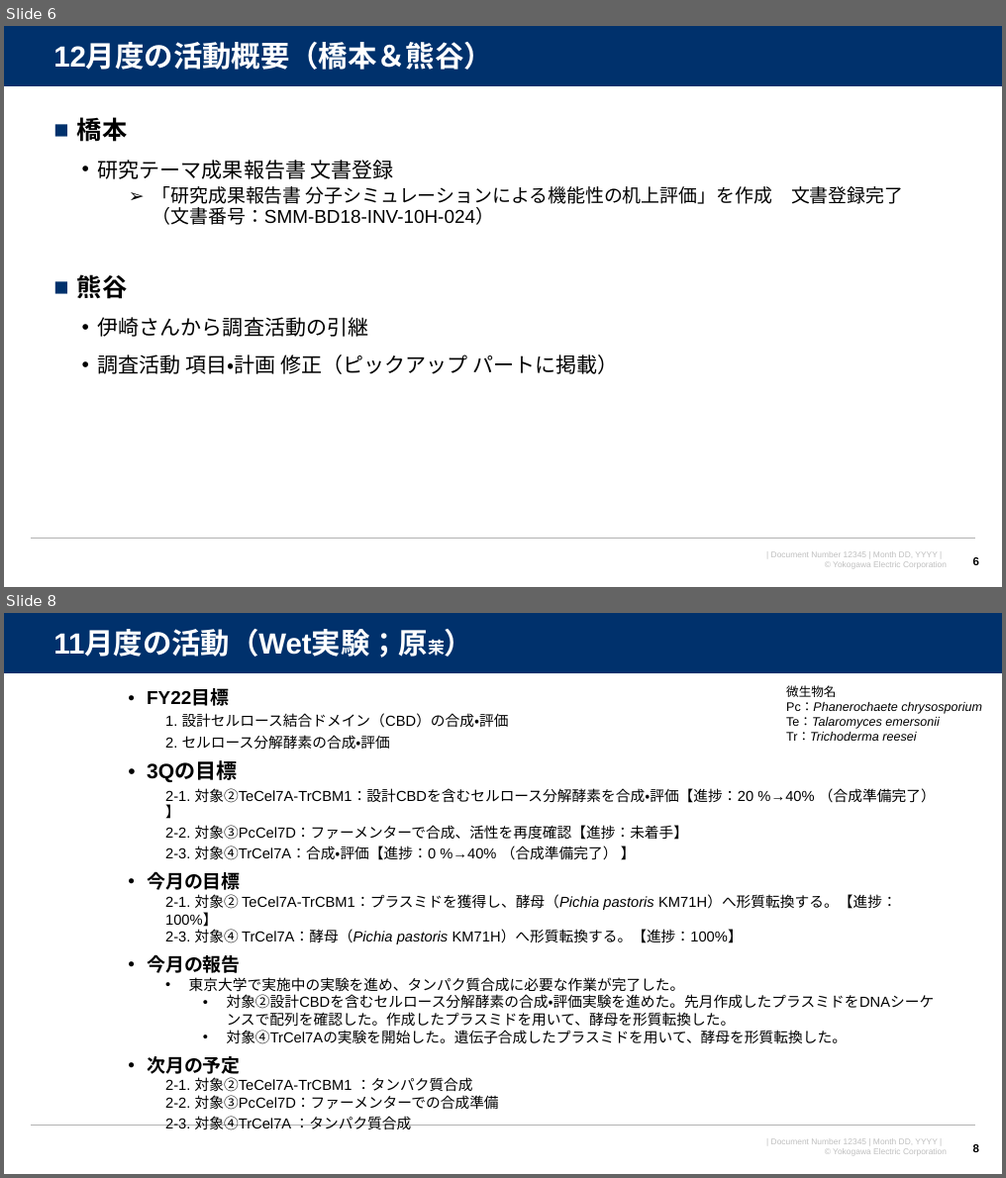
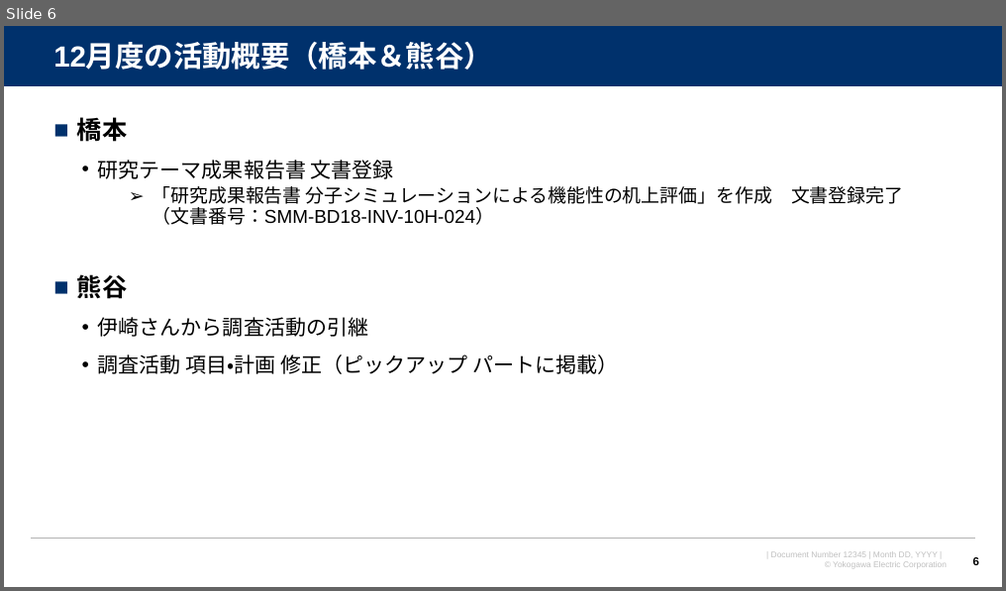
Before and after one commit to watarukumagai-git/denovo, a slide deck: survey_doc/2022年12月度月報_人工酵素設計.pptx. Shown one above the other, each under a label of ours: slides 6 and 8 before the commit, slide 6 after it; the slides between them are not shown. The pictures are 1006x1178 and 1006x591 pixels, drawn with LibreOffice and Linux fonts; fonts in the diff are those of the drawing; background and template pictures are left out. Boxes give left, top, right and bottom in pixels: in the first picture for what was removed or moved away, otherwise in the second. Text is boxed around its words. In the diff, an @@ line names an element or a change of style, - is before the commit and + after.

```diff
--- a/survey_doc/2022年12月度月報_人工酵素設計.pptx
+++ b/survey_doc/2022年12月度月報_人工酵素設計.pptx
@@ slide 8 removed at box(4, 613, 1002, 1174), background #FFFFFF; not listed: 4 template elements that a slide beside it also shows @@
@@ title removed at box(54, 631, 445, 658) @@
-11月度の活動（Wet実験；原茉）
@@ text removed at box(147, 690, 936, 1131) @@
-• FY22目標
-  1. 設計セルロース結合ドメイン（CBD）の合成・評価
-  2. セルロース分解酵素の合成・評価
-• 3Qの目標
-  2-1. 対象②TeCel7A-TrCBM1：設計CBDを含むセルロース分解酵素を合成・評価【進捗：20 %→40% （合成準備完了） 】
-  2-2. 対象③PcCel7D：ファーメンターで合成、活性を再度確認【進捗：未着手】
-  2-3. 対象④TrCel7A：合成・評価【進捗：0 %→40% （合成準備完了） 】
-• 今月の目標
-  2-1. 対象② TeCel7A-TrCBM1：プラスミドを獲得し、酵母（Pichia pastoris KM71H）へ形質転換する。【進捗：100%】
-  2-3. 対象④ TrCel7A：酵母（Pichia pastoris KM71H）へ形質転換する。【進捗：100%】
-• 今月の報告
-  • 東京大学で実施中の実験を進め、タンパク質合成に必要な作業が完了した。
-    • 対象②設計CBDを含むセルロース分解酵素の合成・評価実験を進めた。先月作成したプラスミドをDNAシーケンスで配列を確認した。作成したプラスミドを用いて、酵母を形質転換した。
-    • 対象④TrCel7Aの実験を開始した。遺伝子合成したプラスミドを用いて、酵母を形質転換した。
-• 次月の予定
-  2-1. 対象②TeCel7A-TrCBM1 ：タンパク質合成
-  2-2. 対象③PcCel7D：ファーメンターでの合成準備
-  2-3. 対象④TrCel7A ：タンパク質合成
@@ text removed at box(786, 685, 982, 741) @@
-微生物名
-Pc：Phanerochaete chrysosporium
-Te：Talaromyces emersonii
-Tr：Trichoderma reesei
@@ page number removed at box(973, 1144, 979, 1156) @@
-8
```
Also in this commit, not shown: 17 slides changed, 12 other slides removed.
